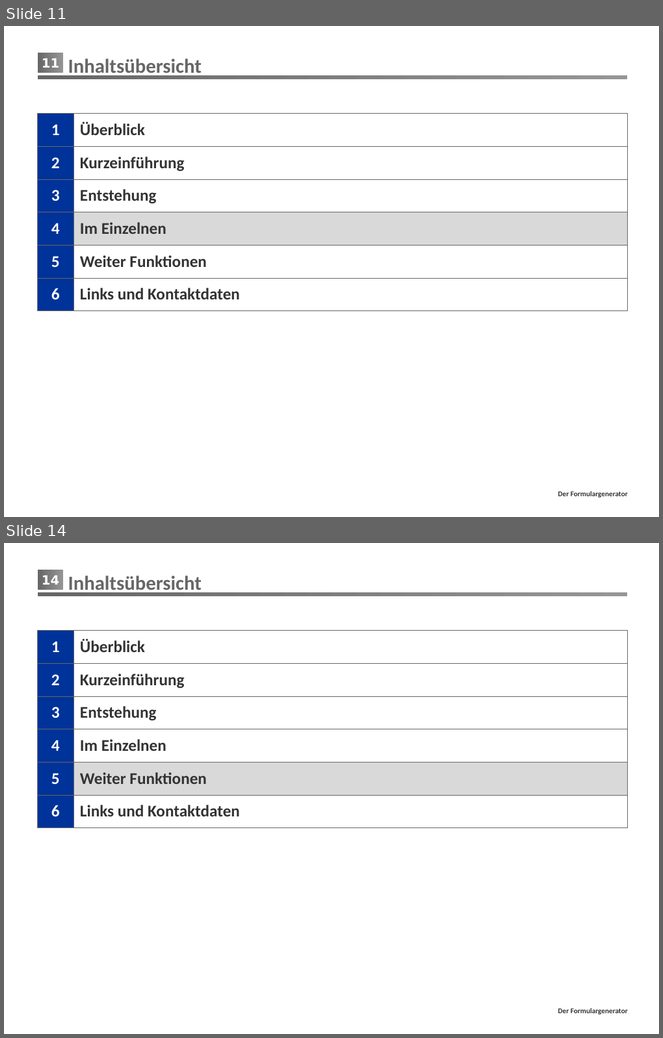
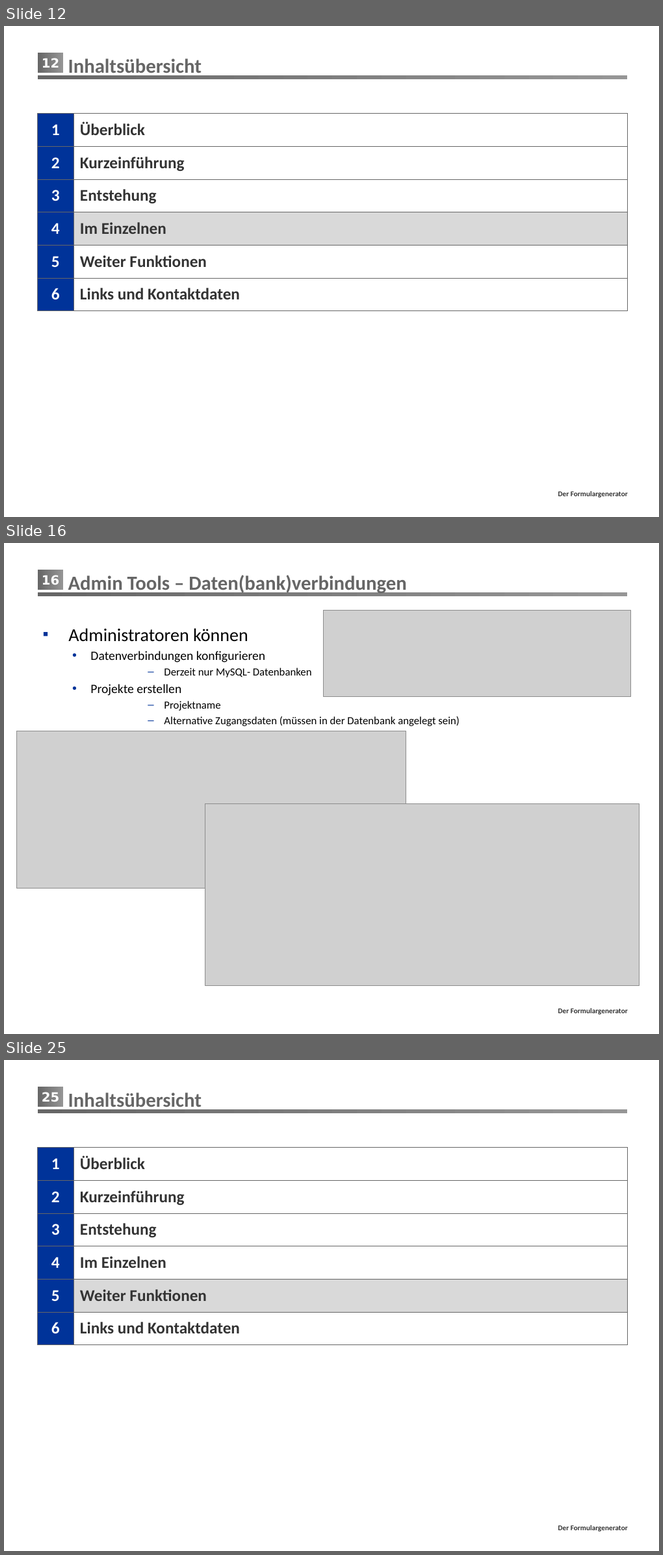
Before and after one commit to mrmorden74/formgen, a slide deck: Präsentation/FormGen.pptx. Shown one above the other, each under a label of ours: slides 11 and 14 before the commit, slides 12, 16 and 25 after it; the slides between them are not shown. The pictures are 663x1038 and 663x1555 pixels, drawn with LibreOffice and Linux fonts; fonts in the diff are those of the drawing; grey boxes stand for pictures; background and template pictures are left out. Boxes give left, top, right and bottom in pixels: in the first picture for what was removed or moved away, otherwise in the second. Text is boxed around its words. In the diff, an @@ line names an element or a change of style, - is before the commit and + after.

```diff
--- a/Präsentation/FormGen.pptx
+++ b/Präsentation/FormGen.pptx
@@ slide 16 added at (x1=4, y1=543, x2=659, y2=1034), background #FFFFFF; not listed: 3 template elements that a slide beside it also shows @@
@@ title added at (x1=68, y1=575, x2=406, y2=595), 22 pt, text #666666, bold @@
+Admin Tools – Daten(bank)verbindungen
@@ picture added at (x1=323, y1=610, x2=631, y2=696) @@
@@ text added at (x1=68, y1=628, x2=460, y2=726), 12 pt, text #000000 @@
+▪ Administratoren können
+    • Datenverbindungen konfigurieren
+      – Derzeit nur MySQL- Datenbanken
+    • Projekte erstellen
+      – Projektname
+      – Alternative Zugangsdaten (müssen in der Datenbank angelegt sein)
@@ picture added at (x1=16, y1=731, x2=406, y2=888) @@
@@ picture added at (x1=205, y1=804, x2=639, y2=986) @@
@@ what was slide 11 is now slide 12 @@
@@ page number at (x1=42, y1=58, x2=59, y2=68): text changed @@
-11
+12
@@ what was slide 14 is now slide 25 @@
@@ page number at (x1=42, y1=1092, x2=59, y2=1102): text changed @@
-14
+25
```
Also in this commit, not shown: 6 slides changed, 12 other slides added, 1 slide removed, 4 other files.
